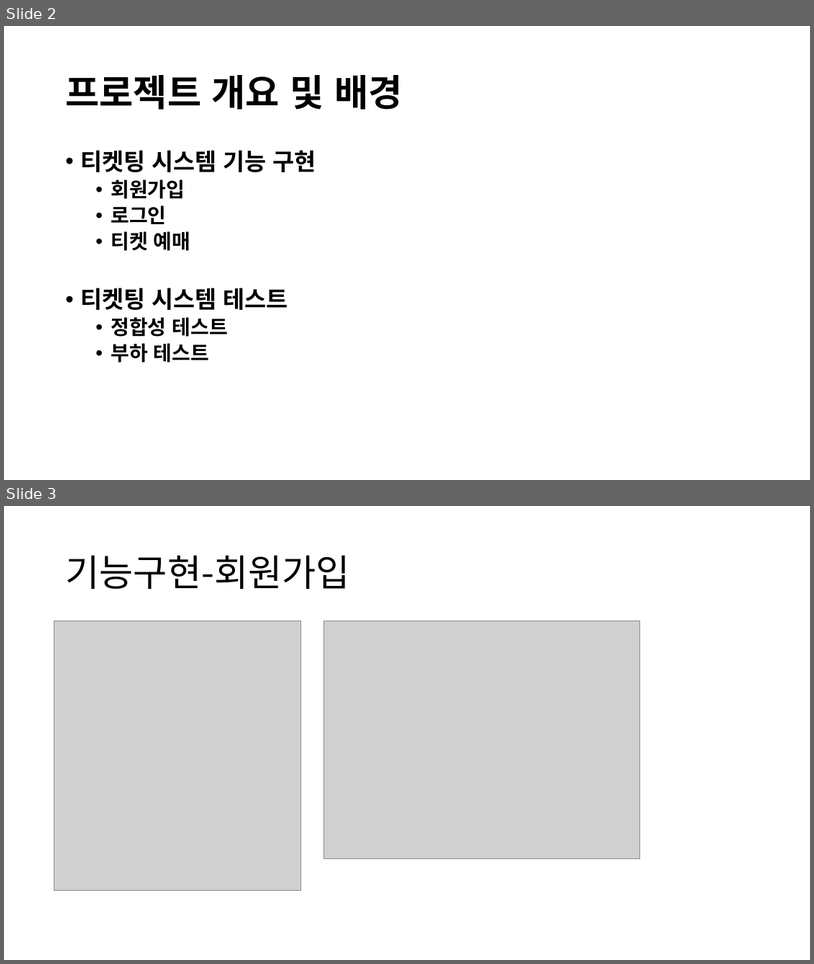
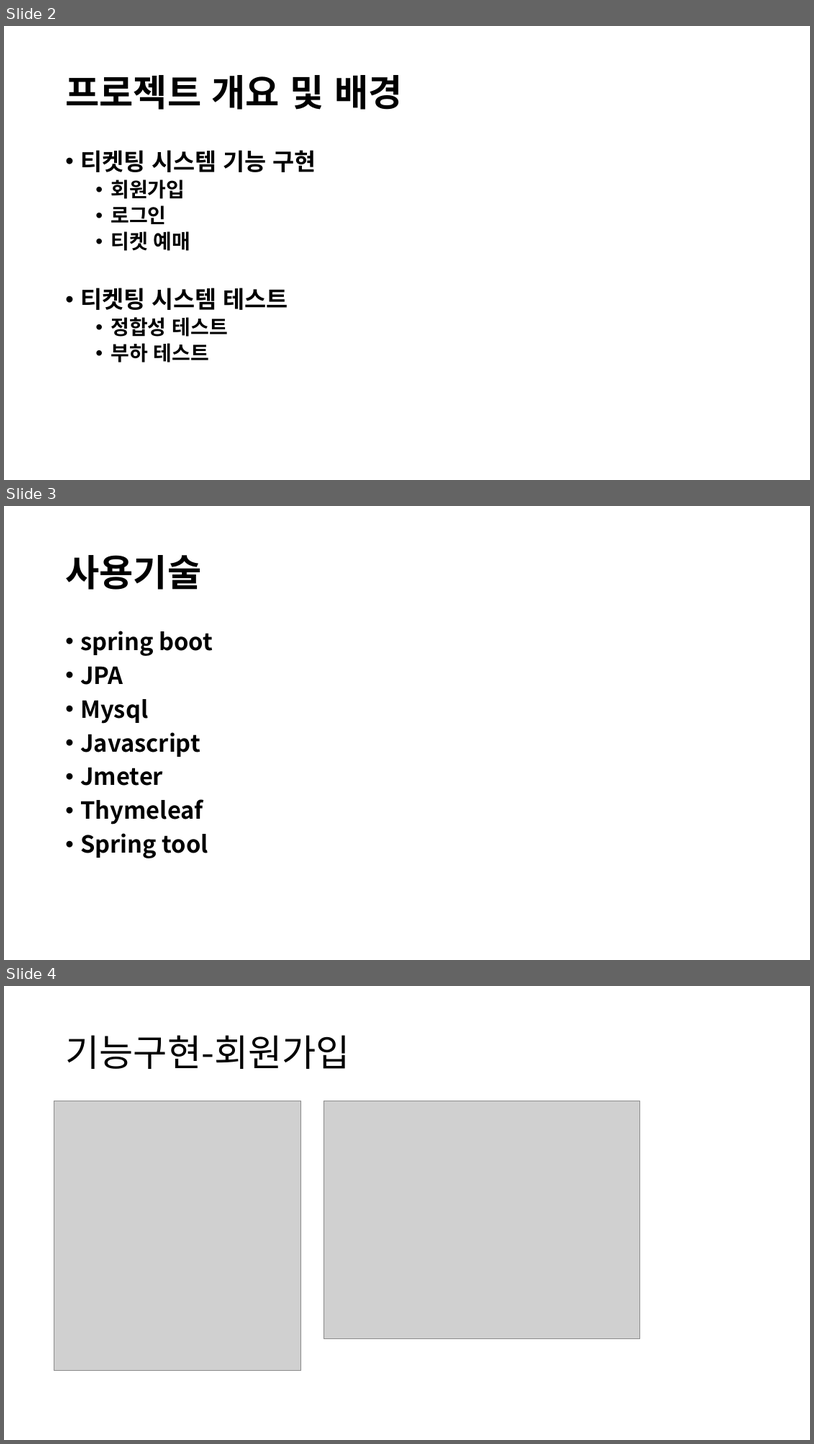
Before and after one commit to kcmantop/sample7, a slide deck: springboot/ticketing/티켓팅 부하 테스트.pptx. Shown one above the other, each under a label of ours: slides 2 and 3 before the commit, slides 2, 3 and 4 after it. The pictures are 814x964 and 814x1444 pixels, drawn with LibreOffice and Linux fonts; fonts in the diff are those of the drawing; grey boxes stand for pictures. Boxes give left, top, right and bottom in pixels: in the first picture for what was removed or moved away, otherwise in the second. Text is boxed around its words. In the diff, an @@ line names an element or a change of style, - is before the commit and + after.

```diff
--- a/springboot/ticketing/티켓팅 부하 테스트.pptx
+++ b/springboot/ticketing/티켓팅 부하 테스트.pptx
@@ slide 3 added at <box>4,506,810,960</box>, background #FFFFFF @@
@@ title added at <box>65,555,201,590</box>, 44 pt, text #000000, bold @@
+사용기술
@@ text added at <box>80,631,213,858</box>, 28 pt, text #000000, bold @@
+• spring boot
+• JPA
+• Mysql
+• Javascript
+• Jmeter
+• Thymeleaf
+• Spring tool
@@ what was slide 3 is now slide 4 @@
```
Also in this commit, not shown: 1 slide changed.
